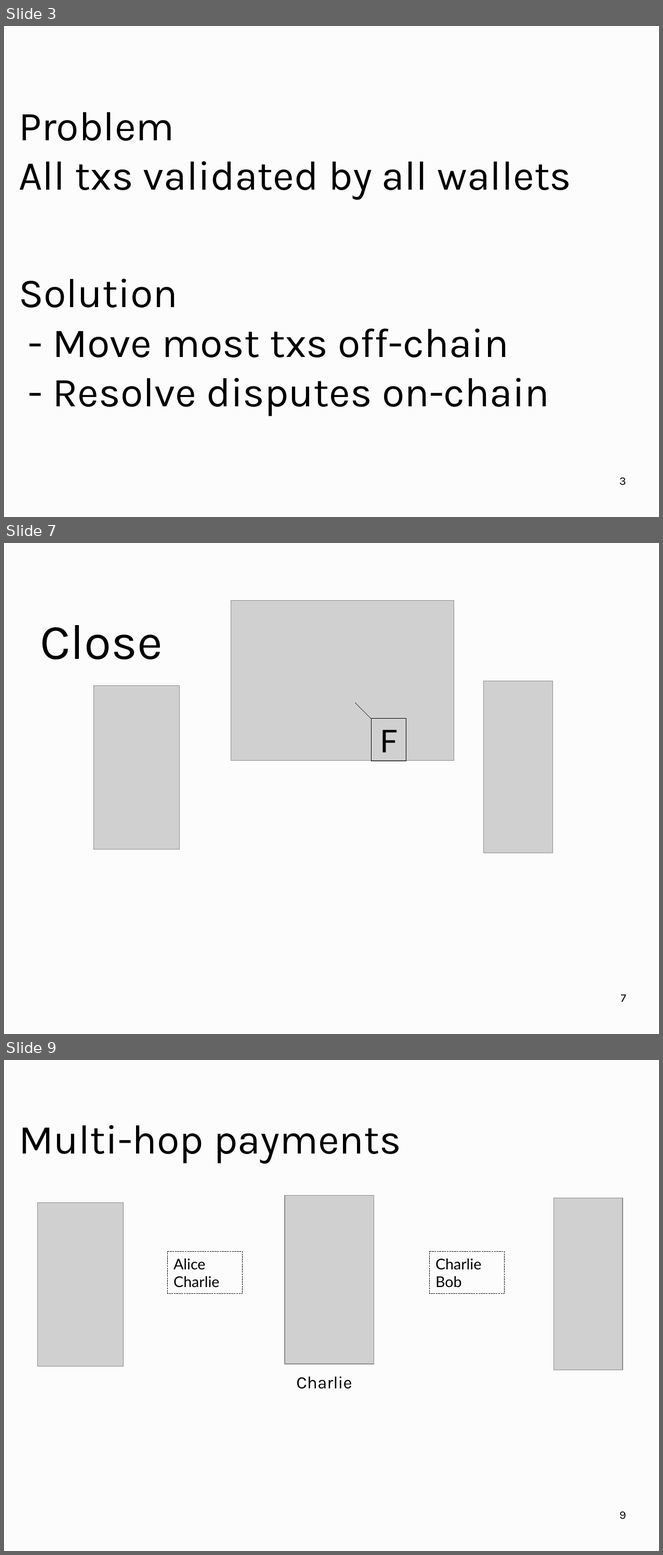
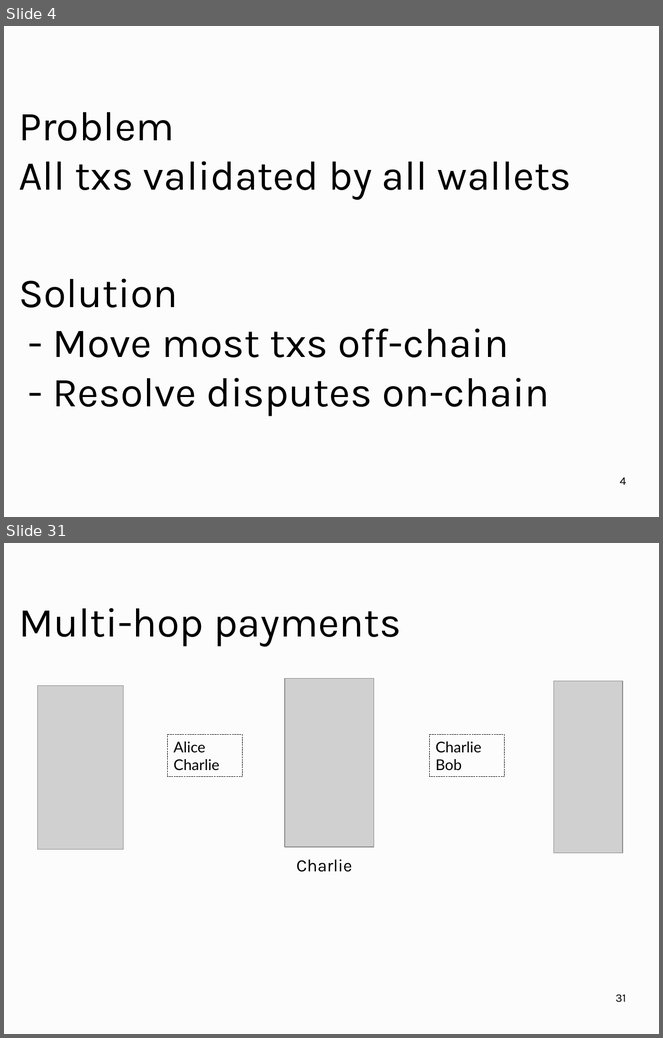
Before and after one commit to OrfeasLitos/PaymentChannels, a slide deck: ln-slides/slides.odp. Shown one above the other, each under a label of ours: slides 3, 7 and 9 before the commit, slides 4 and 31 after it; the slides between them are not shown. The pictures are 663x1555 and 663x1038 pixels, drawn with LibreOffice and Linux fonts; fonts in the diff are those of the drawing; grey boxes stand for pictures. Boxes give left, top, right and bottom in pixels: in the first picture for what was removed or moved away, otherwise in the second. Text is boxed around its words. In the diff, an @@ line names an element or a change of style, - is before the commit and + after.

```diff
--- a/ln-slides/slides.odp
+++ b/ln-slides/slides.odp
@@ slide 7 removed at <box>4,543,659,1034</box>, background #FCFCFC @@
@@ picture removed at <box>231,600,454,760</box> @@
@@ title removed at <box>40,625,163,659</box> @@
-Close
@@ picture removed at <box>484,681,553,853</box> @@
@@ picture removed at <box>94,685,179,850</box> @@
@@ line removed from (372, 718) to (356, 703) @@
@@ rectangle removed at <box>372,718,406,760</box> @@
-F
@@ page number removed at <box>621,995,626,1002</box> @@
-7
@@ what was slide 3 is now slide 4 @@
@@ page number at <box>620,478,626,485</box>: text changed @@
-3
+4
@@ what was slide 9 is now slide 31 @@
@@ page number at <box>616,994,626,1003</box>: text changed @@
-9
+31
```
Also in this commit, not shown: 2 slides changed, 28 slides added, 4 other slides removed, 1 other file.
